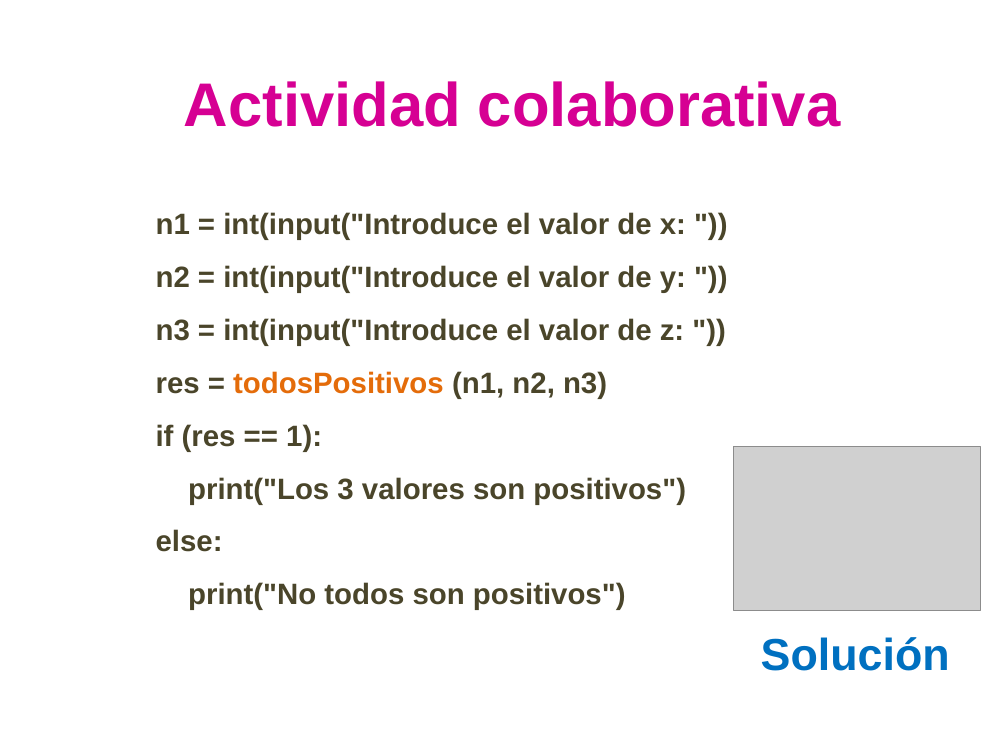
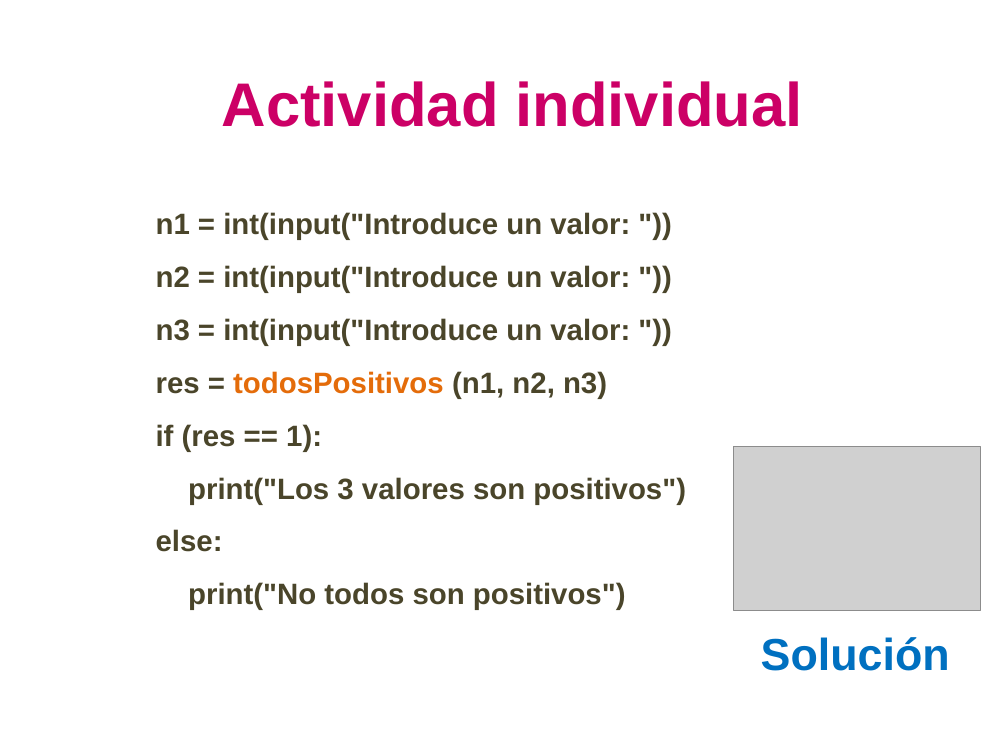
Before and after one commit to lizetheP/PensamientoC, a slide deck: slide 16 of calendario/documentos/5_Funciones.pptx. Drawn at 1008x756 pixels with LibreOffice and Linux fonts; fonts in the diff are those of the drawing; grey boxes stand for pictures. Boxes give left, top, right and bottom in pixels: in the first picture for what was removed or moved away, otherwise in the second. Text is boxed around its words. In the diff, an @@ line names an element or a change of style, - is before the commit and + after.

```diff
--- a/calendario/documentos/5_Funciones.pptx
+++ b/calendario/documentos/5_Funciones.pptx
@@ text at (222, 81, 803, 127): text changed; text colour #D60093 to #CC0066 @@
-Actividad colaborativa
+Actividad individual
@@ text at (156, 212, 630, 346): text changed @@
-n1 = int(input("Introduce el valor de x: "))
-n2 = int(input("Introduce el valor de y: "))
-n3 = int(input("Introduce el valor de z: "))
+n1 = int(input("Introduce un valor: "))
+n2 = int(input("Introduce un valor: "))
+n3 = int(input("Introduce un valor: "))
```
Also in this commit, not shown: 6 other slides changed, 4 other files.
